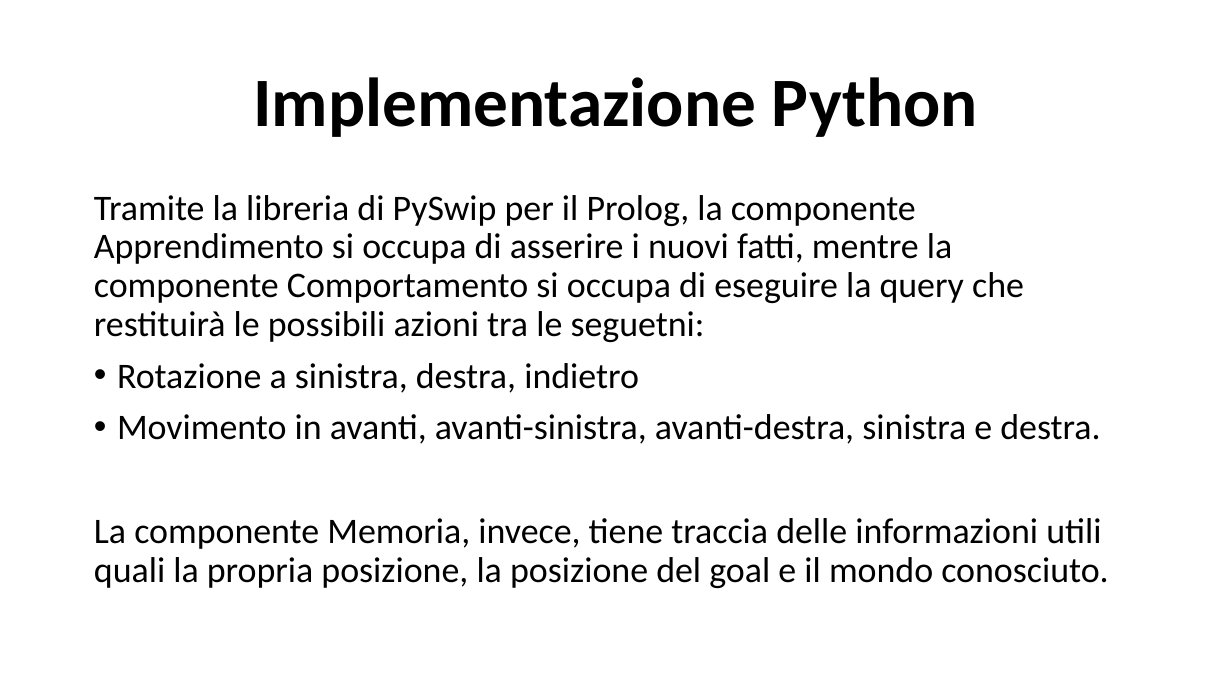
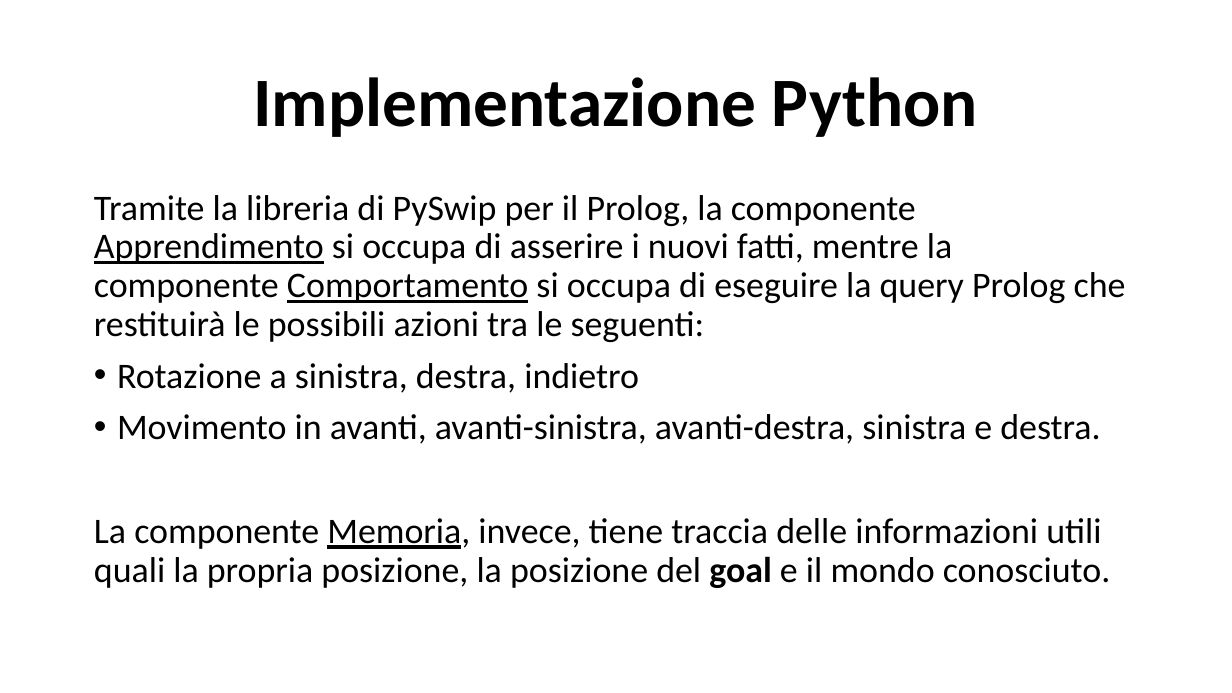
Before and after one commit to LorisNanni91/ProgettoRobotica, a slide deck: slide 11 of Presentazione progetto.pptx. Drawn at 1232x693 pixels with LibreOffice and Linux fonts; fonts in the diff are those of the drawing. Boxes give left, top, right and bottom in pixels: in the first picture for what was removed or moved away, otherwise in the second. Text is boxed around its words. In the diff, an @@ line names an element or a change of style, - is before the commit and + after.

```diff
--- a/Presentazione progetto.pptx
+++ b/Presentazione progetto.pptx
@@ text at (x1=94, y1=195, x2=1126, y2=342): text changed @@
-Tramite la libreria di PySwip per il Prolog, la componente Apprendimento si occupa di asserire i nuovi fatti, mentre la componente Comportamento si occupa di eseguire la query che restituirà le possibili azioni tra le seguetni:
+Tramite la libreria di PySwip per il Prolog, la componente Apprendimento si occupa di asserire i nuovi fatti, mentre la componente Comportamento si occupa di eseguire la query Prolog che restituirà le possibili azioni tra le seguenti:
@@ text at (x1=94, y1=518, x2=1110, y2=588): bold on in "goal"; underline on in "Memoria," @@
```
Also in this commit, not shown: 10 other slides changed, 1 slide added, 14 other files.
